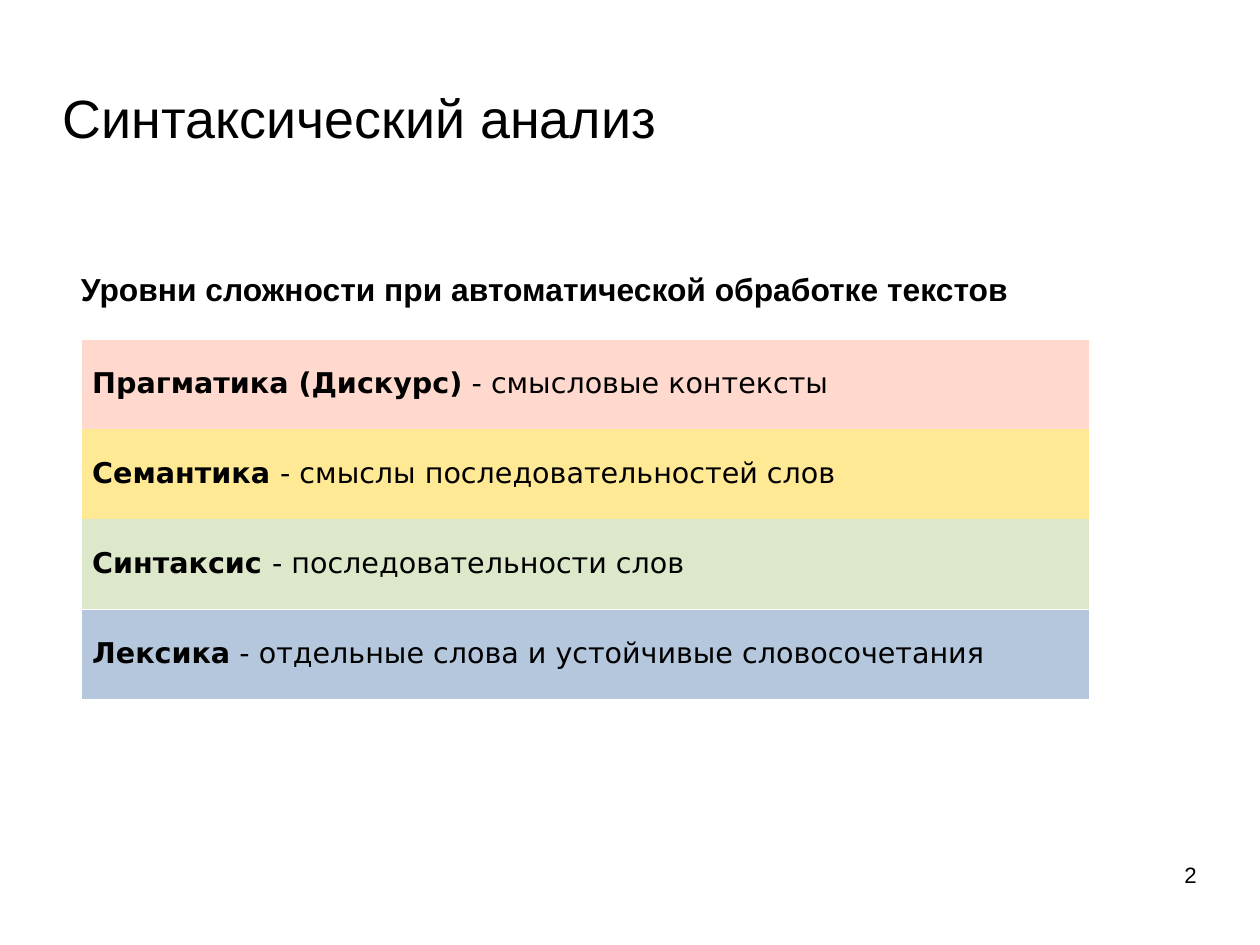
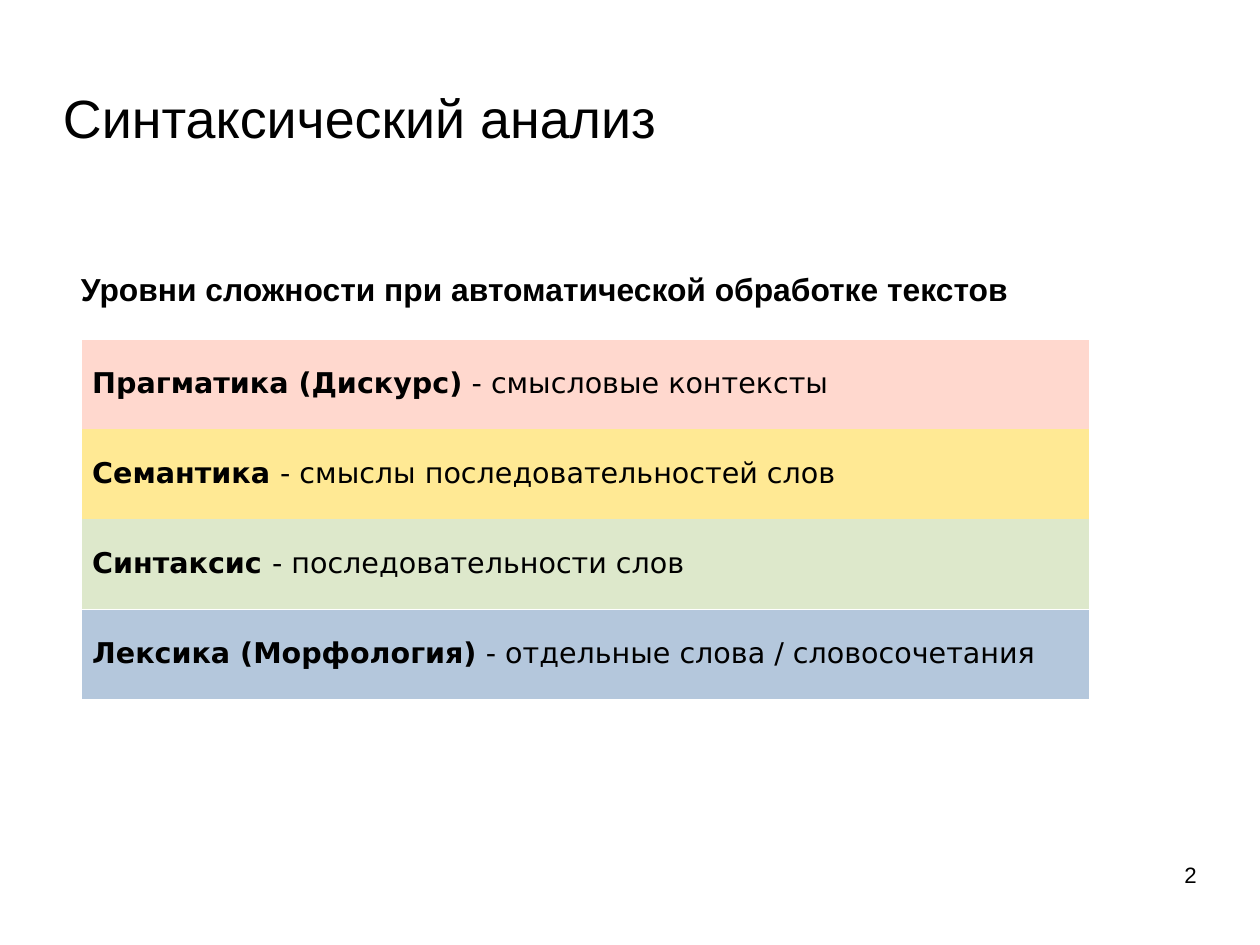
Before and after one commit to mechanoid5/ml_nlp_2025_I, a slide deck: slide 2 of 04-synt-grammar.odp. Drawn at 1260x945 pixels with LibreOffice and Linux fonts; fonts in the diff are those of the drawing; background and template pictures are left out. Boxes give left, top, right and bottom in pixels: in the first picture for what was removed or moved away, otherwise in the second. Text is boxed around its words. In the diff, an @@ line names an element or a change of style, - is before the commit and + after.

```diff
--- a/04-synt-grammar.odp
+++ b/04-synt-grammar.odp
@@ table at bbox=[81, 338, 1090, 699] @@
-row 4, column 1: Лексика - отдельные слова и устойчивые словосочетания
+row 4, column 1: Лексика (Морфология) - отдельные слова / словосочетания
```
Also in this commit, not shown: 1 other slide changed, 3 other files.
